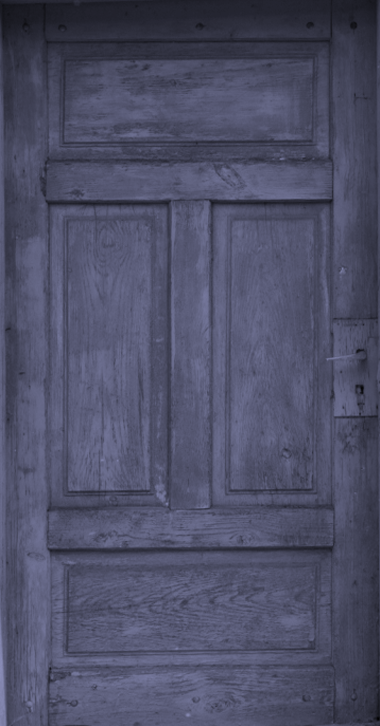
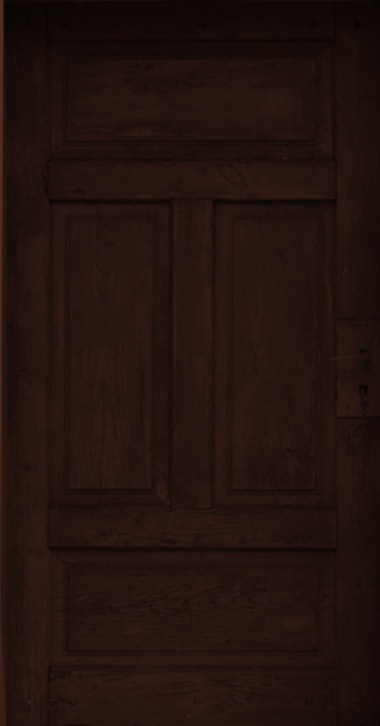
Comparing the layer stacks of the two 380 x 726 images. Changes:
hid "blue" over [0, 0, 380, 726]
added layer "brown" (multiply, 92%) above "Layer 2" over [0, 0, 380, 726]
painted on "Layer 2" over [0, 0, 380, 726]
